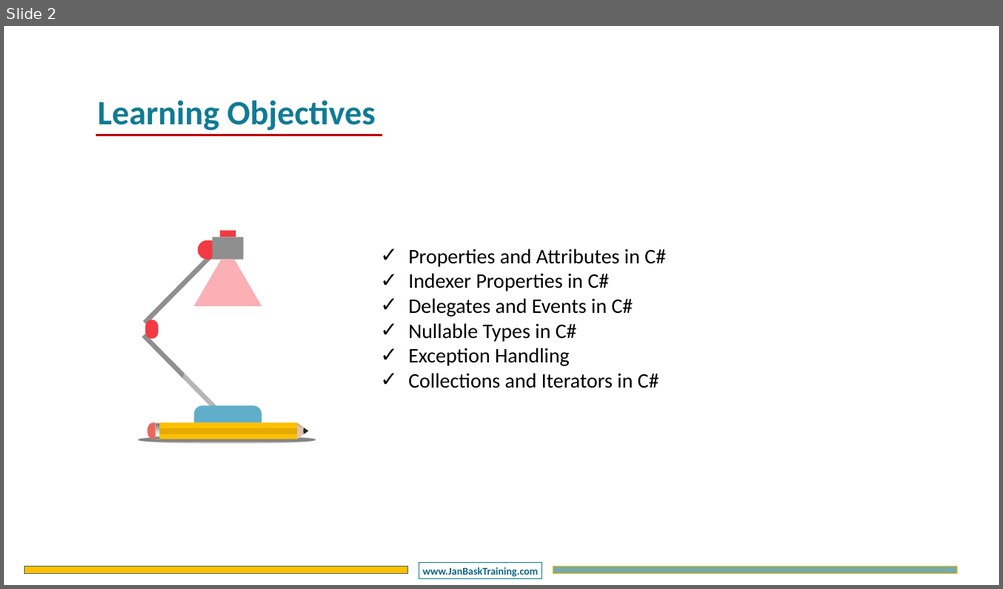
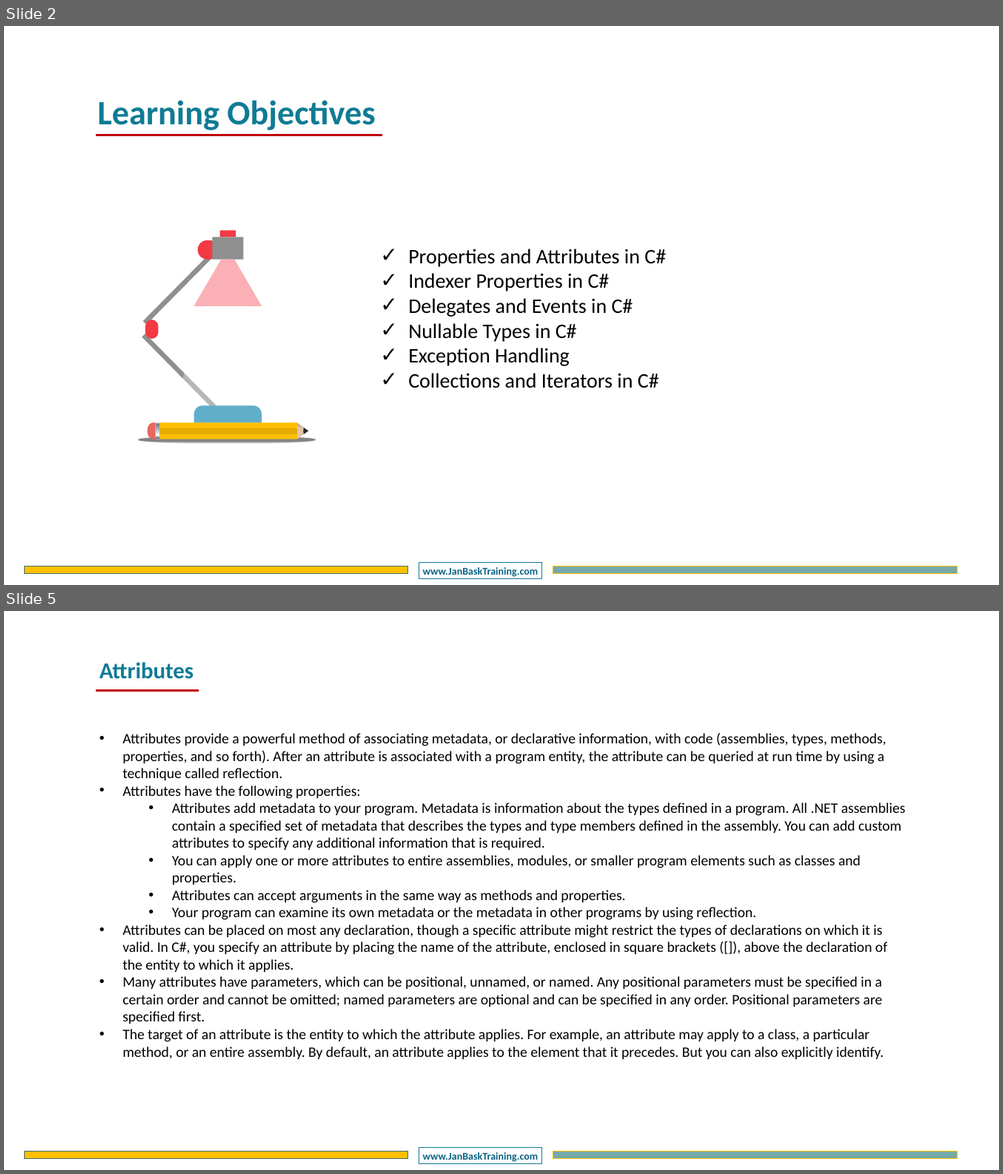
Before and after one commit to DotNetTraining/DotNetEssentials, a slide deck: slides/OOPC/OOPC - Chapter3.pptx. Shown one above the other, each under a label of ours: slide 2 before the commit, slides 2 and 5 after it; the slides between them are not shown. The pictures are 1003x589 and 1003x1174 pixels, drawn with LibreOffice and Linux fonts; fonts in the diff are those of the drawing; background and template pictures are left out. Boxes give left, top, right and bottom in pixels: in the first picture for what was removed or moved away, otherwise in the second. Text is boxed around its words. In the diff, an @@ line names an element or a change of style, - is before the commit and + after.

```diff
--- a/slides/OOPC/OOPC - Chapter3.pptx
+++ b/slides/OOPC/OOPC - Chapter3.pptx
@@ slide 5 added at (4, 611, 999, 1170), background #FFFFFF; not listed: 3 template elements that a slide beside it also shows @@
@@ text added at (99, 662, 193, 679), 44 pt, text #107B94, bold @@
+Attributes
@@ line added from (96, 691) to (199, 691), #C00000 4.5 pt @@
@@ text added at (122, 733, 905, 1059), 28 pt, text #000000 @@
+• Attributes provide a powerful method of associating metadata, or declarative information, with code (assemblies, types, methods, properties, and so forth). After an attribute is associated with a program entity, the attribute can be queried at run time by using a technique called reflection.
+• Attributes have the following properties:
+  • Attributes add metadata to your program. Metadata is information about the types defined in a program. All .NET assemblies contain a specified set of metadata that describes the types and type members defined in the assembly. You can add custom attributes to specify any additional information that is required.
+  • You can apply one or more attributes to entire assemblies, modules, or smaller program elements such as classes and properties.
+  • Attributes can accept arguments in the same way as methods and properties.
+  • Your program can examine its own metadata or the metadata in other programs by using reflection.
+• Attributes can be placed on most any declaration, though a specific attribute might restrict the types of declarations on which it is valid. In C#, you specify an attribute by placing the name of the attribute, enclosed in square brackets ([]), above the declaration of the entity to which it applies.
+• Many attributes have parameters, which can be positional, unnamed, or named. Any positional parameters must be specified in a certain order and cannot be omitted; named parameters are optional and can be specified in any order. Positional parameters are specified first.
+• The target of an attribute is the entity to which the attribute applies. For example, an attribute may apply to a class, a particular method, or an entire assembly. By default, an attribute applies to the element that it precedes. But you can also explicitly identify.
```
Also in this commit, not shown: 1 slide changed, 16 other slides added, 1 slide removed, 14 other files.
